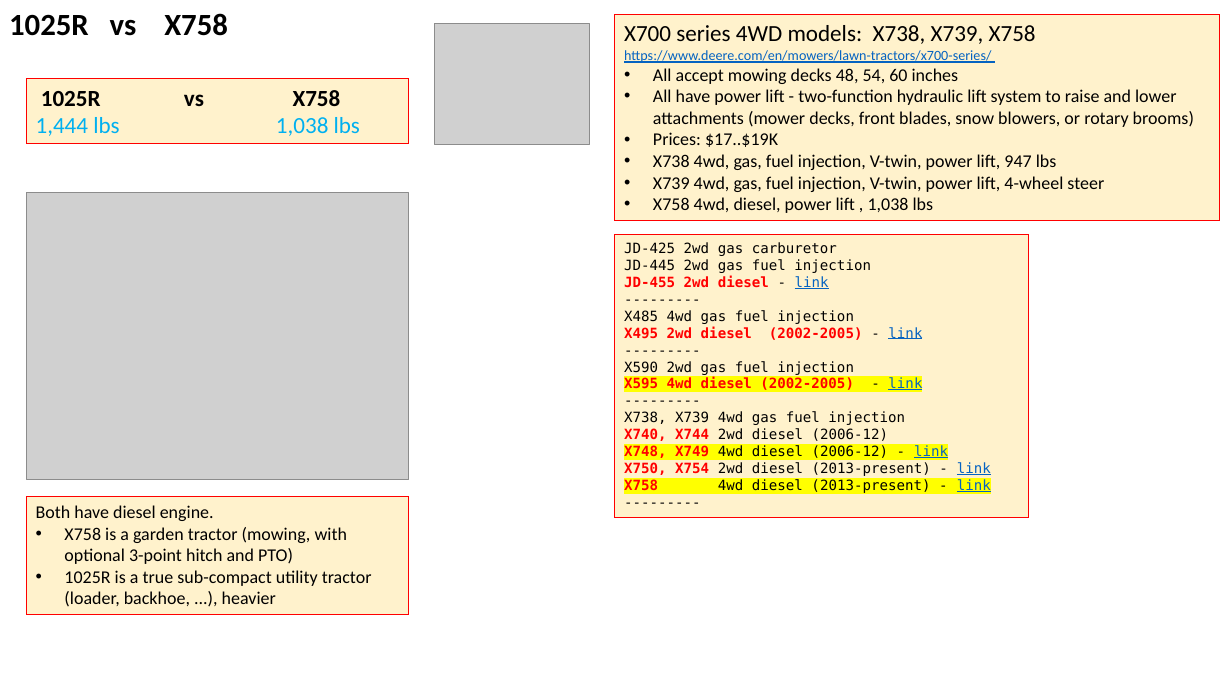
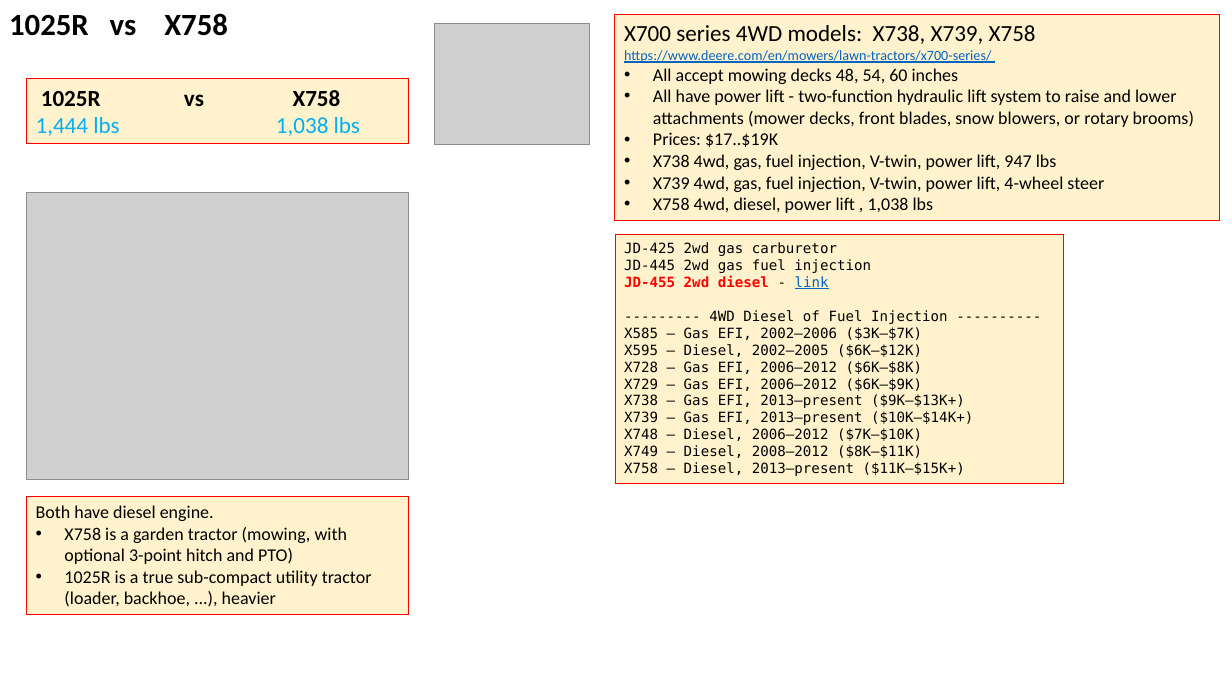
Before and after one commit to lselector/misc_farm, a slide deck: slide 2 of tractor_jd_1025r_X758.pptx. Drawn at 1232x693 pixels with LibreOffice and Linux fonts; fonts in the diff are those of the drawing; grey boxes stand for pictures. Boxes give left, top, right and bottom in pixels: in the first picture for what was removed or moved away, otherwise in the second. Text is boxed around its words. In the diff, an @@ line names an element or a change of style, - is before the commit and + after.

Commit message:
update

```diff
--- a/tractor_jd_1025r_X758.pptx
+++ b/tractor_jd_1025r_X758.pptx
@@ rectangle "JD-425 2wd gas carburetor": place and size @@
-rectangle "JD-425 2wd gas carburetor" at (616,235,1030,518)
+rectangle "JD-425 2wd gas carburetor" at (616,235,1064,483)
@@ text in rectangle at (624,310,973,476): text changed @@
----------
-X485 4wd gas fuel injection
-X495 2wd diesel (2002-2005) - link
----------
-X590 2wd gas fuel injection
-X595 4wd diesel (2002-2005) - link
----------
-X738, X739 4wd gas fuel injection
-X740, X744 2wd diesel (2006-12)
-X748, X749 4wd diesel (2006-12) - link
-X750, X754 2wd diesel (2013-present) - link
-X758 4wd diesel (2013-present) - link
----------
+--------- 4WD Diesel of Fuel Injection ----------
+X585 – Gas EFI, 2002–2006 ($3K–$7K)
+X595 – Diesel, 2002–2005 ($6K–$12K)
+X728 – Gas EFI, 2006–2012 ($6K–$8K)
+X729 – Gas EFI, 2006–2012 ($6K–$9K)
+X738 – Gas EFI, 2013–present ($9K–$13K+)
+X739 – Gas EFI, 2013–present ($10K–$14K+)
+X748 – Diesel, 2006–2012 ($7K–$10K)
+X749 – Diesel, 2008–2012 ($8K–$11K)
+X758 – Diesel, 2013–present ($11K–$15K+)
```
Also in this commit, not shown: 1 other slide changed.
